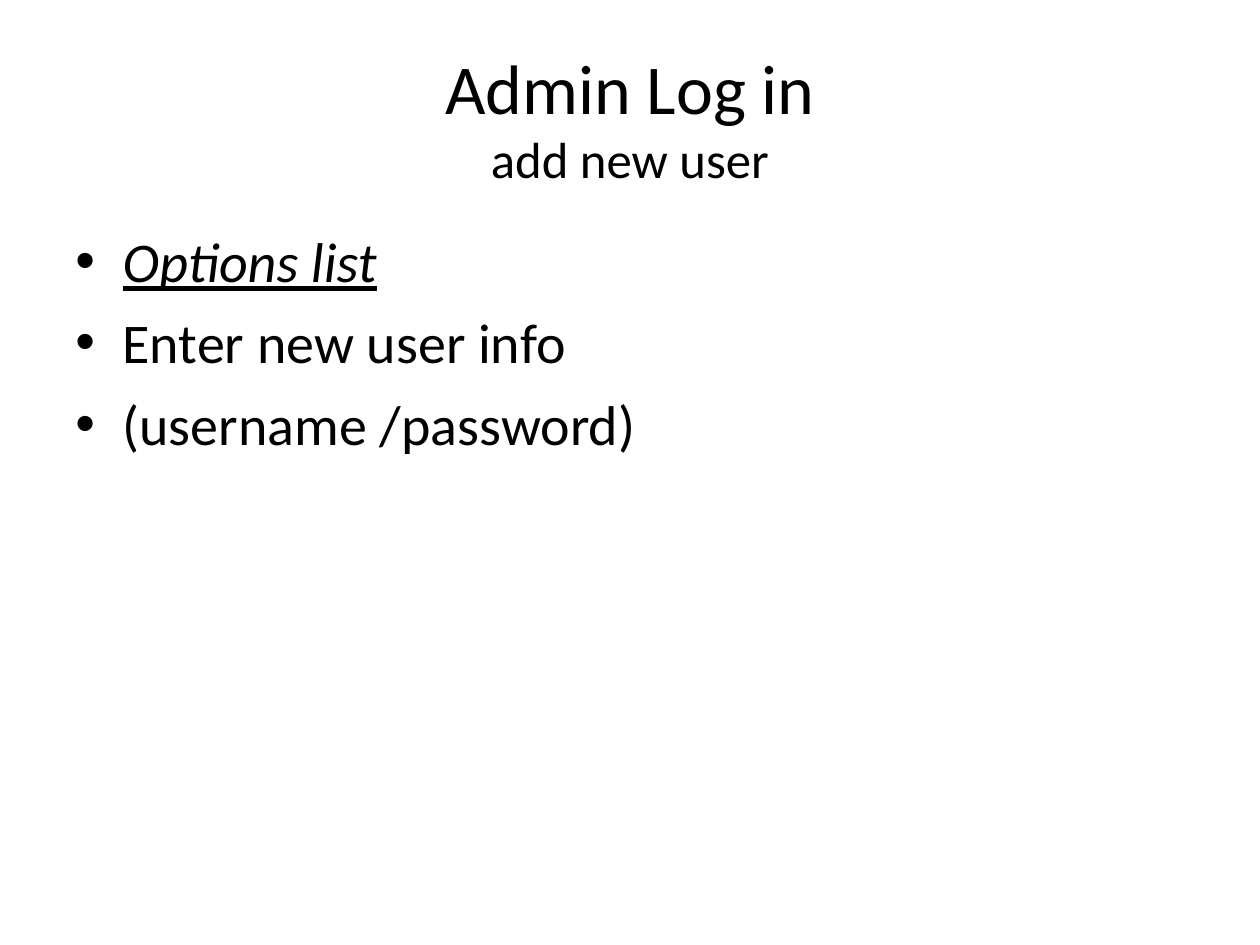
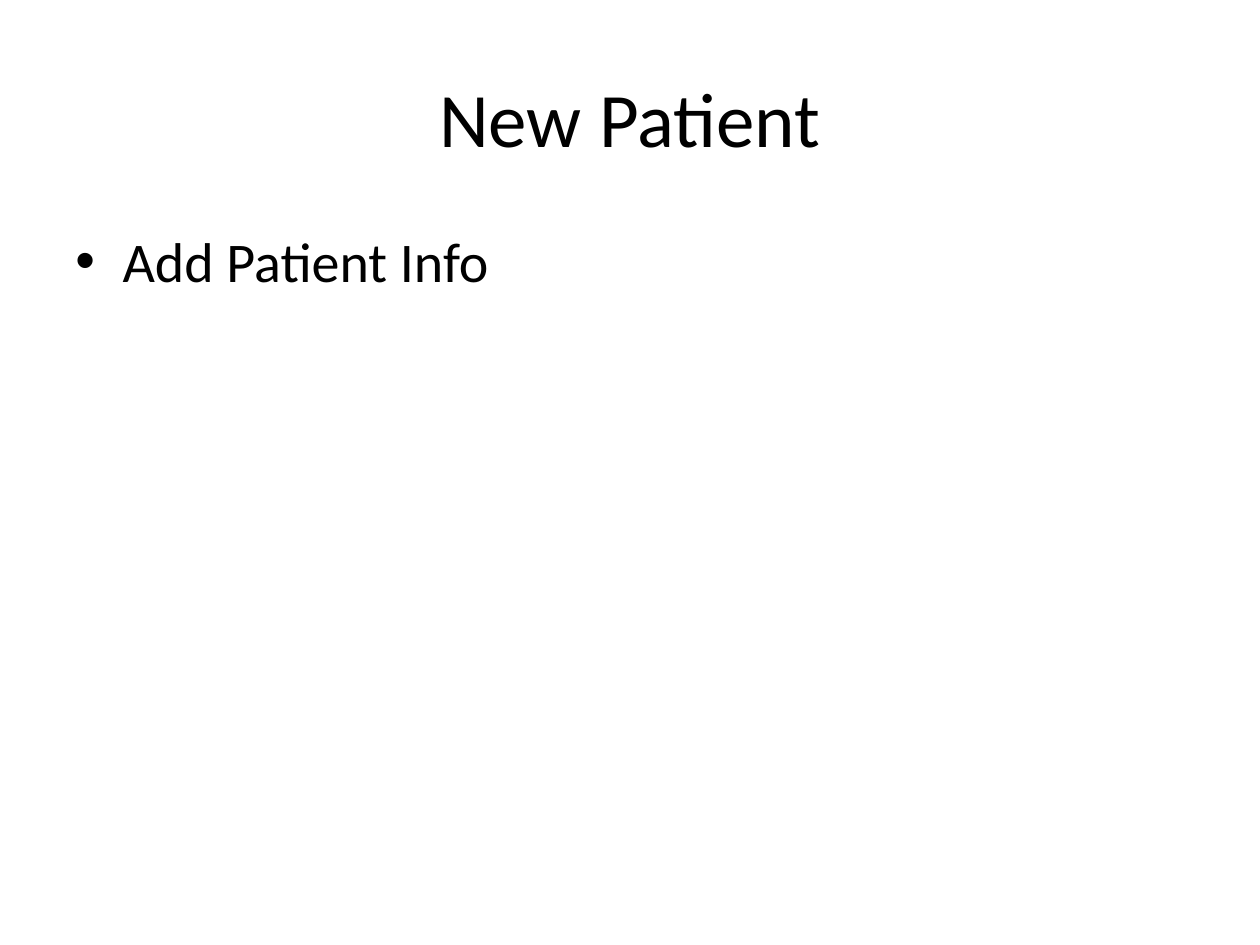
Before and after one commit to jayrulez/mydencen, a slide deck: slide 5 of Docs/project Layout.ppt (slide 4 before the commit). Drawn at 1260x945 pixels with LibreOffice and Linux fonts; fonts in the diff are those of the drawing. Boxes give left, top, right and bottom in pixels: in the first picture for what was removed or moved away, otherwise in the second. Text is boxed around its words. In the diff, an @@ line names an element or a change of style, - is before the commit and + after.

```diff
--- a/Docs/project Layout.ppt
+++ b/Docs/project Layout.ppt
@@ title at (439,93,820,148): text changed; size 40 to 44 pt @@
-Admin Log in
-add new user
+New Patient
@@ text at (123,243,489,283): text changed @@
-• Options list
-• Enter new user info
-• (username /password)
+• Add Patient Info
```
Also in this commit, not shown: 5 other slides changed, 14 slides added, 14 slides removed.
